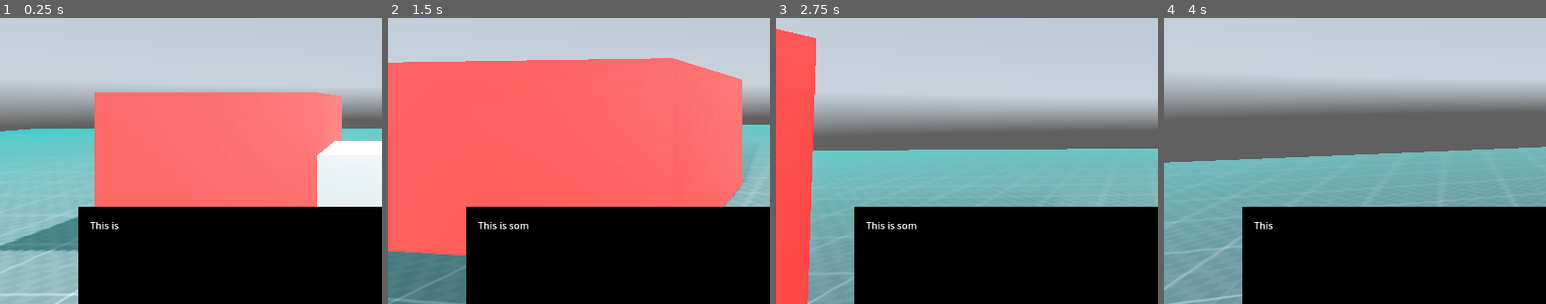
Above: before the commit, frames 1-4 (left to right).
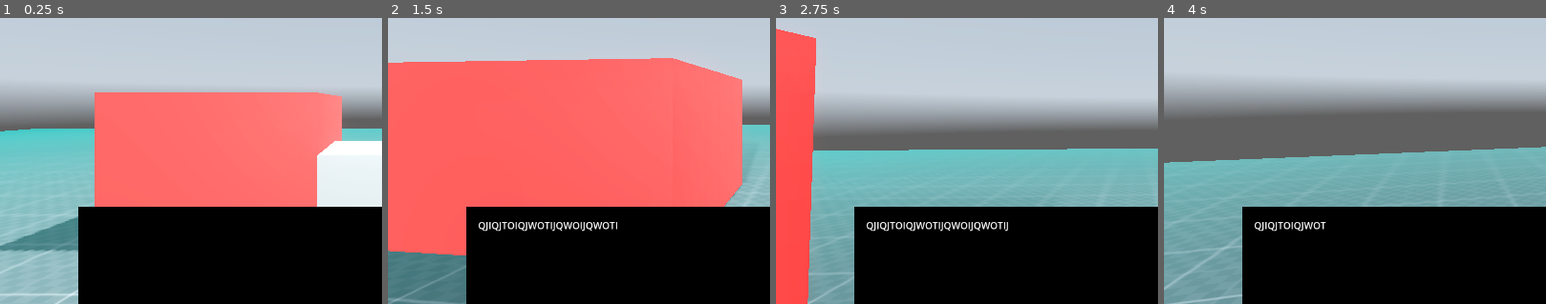
Above: after the commit, the same moments.

Repository: CarpetBakery/ThreeEnds
Game: Godot game, scene res://maps/test/mpTest1.tscn
Two runs of this game, one before a commit and one after it. Both use one fixed random seed, a clock stepped at 60 frames per second and the inputs below. A sky picture missing from this copy of the repository is replaced by a grey-blue gradient.
Inputs (mouse positions are % of the whole screen's width and height, from its top left):
- Up to frame 1 (0.25 s): no input
- Up to frame 2 (1.5 s): tap Enter (ui_accept) at 0.5 s; move the mouse to (55, 50) at 0.52 s; hold W (forward) from 0.53 s (still down); tap Space (jump) at 0.6, 0.77, 1.07 s; click (55, 50) at 0.67 s; move the mouse to (45, 50) at 1.27 s; tap Ctrl (crouch) at 1.35 s
- Up to frame 3 (2.75 s): keep holding W (forward); tap Space (jump) at 1.52, 1.55, 1.82, 2.3 s; move the mouse to (52, 48) at 2.02 s; hold Alt (free_look) from 2.03 s (still down)
- Up to frame 4 (4 s): keep holding W (forward); move the mouse to (49, 52) at 2.77 s; release Alt (free_look) at 2.78 s; tap Shift (sprint) at 2.85 s; click (49, 52) at 2.92 s; tap Space (jump) at 3.02, 3.05, 3.32, 3.6, 3.77 s; move the mouse to (57, 51) at 3.52 s
The pictures show only the part of the screen within x 0-50%, y 35-85%; the shares and areas given below are measured in that part.

The runs differ from the first frame. In frame 1, 0.1% of the frame differs, in the area x 23-31%, y 71-74%; in frame 2, 0.7%; in frame 3, 0.7%, in the area x 23-61%, y 71-75%; in frame 4, 0.3%.

Commit message:
some dialog stuff

Diff:
--- a/maps/test/mpTest1.tscn
+++ b/maps/test/mpTest1.tscn
@@ -1,10 +1,14 @@
-[gd_scene load_steps=18 format=3 uid="uid://blu1jjm8p20n0"]
+[gd_scene load_steps=22 format=3 uid="uid://blu1jjm8p20n0"]
 
 [ext_resource type="Texture2D" uid="uid://dvw4wya6apiut" path="res://assets/hdris/kloofendal_48d_partly_cloudy_puresky_2k.hdr" id="1_fnu4j"]
 [ext_resource type="Texture2D" uid="uid://dflihjofrhrwh" path="res://assets/textures/dev/grids/Dark/texture_07.png" id="1_hoa38"]
 [ext_resource type="PackedScene" uid="uid://bkl5uauqwgryi" path="res://objects/player.tscn" id="2_e1wdx"]
 [ext_resource type="Texture2D" uid="uid://bwqu2guj1r25y" path="res://assets/textures/dev/grids/Green/texture_08.png" id="3_2v4og"]
 [ext_resource type="Script" path="res://scripts/DialogManager.gd" id="5_sxxgu"]
+[ext_resource type="AudioStream" uid="uid://dst1qdrmmnpca" path="res://assets/audio/sfx/dialogue click1.ogg" id="6_42rbj"]
+[ext_resource type="AudioStream" uid="uid://pr7k7e4q3a05" path="res://assets/audio/sfx/dialogue click2.ogg" id="7_knb2f"]
+[ext_resource type="AudioStream" uid="uid://6elo7hsaajpm" path="res://assets/audio/sfx/dialogue click3.ogg" id="8_aex48"]
+[ext_resource type="AudioStream" uid="uid://dak45r2ncivol" path="res://assets/audio/sfx/dialogue click4.ogg" id="9_mhxwm"]
 
 [sub_resource type="StandardMaterial3D" id="StandardMaterial3D_yxj8n"]
 albedo_texture = ExtResource("1_hoa38")
@@ -141,6 +145,7 @@
 
 [node name="DialogManager" type="Node" parent="CanvasLayer"]
 script = ExtResource("5_sxxgu")
+sounds = Array[AudioStream]([ExtResource("6_42rbj"), ExtResource("7_knb2f"), ExtResource("8_aex48"), ExtResource("9_mhxwm")])
 
 [node name="ColorRect" type="ColorRect" parent="CanvasLayer/DialogManager"]
 offset_left = 131.0
@@ -157,3 +162,7 @@
 text = "This is some text on a label"
 
 [node name="AudioStreamPlayer2D" type="AudioStreamPlayer2D" parent="CanvasLayer/DialogManager"]
+volume_db = 3.337
+pitch_scale = 1.17
+max_polyphony = 60
+panning_strength = 0.0
--- a/scripts/DialogManager.gd
+++ b/scripts/DialogManager.gd
@@ -6,7 +6,8 @@
 @onready var speaker: AudioStreamPlayer2D = $AudioStreamPlayer2D
 
 # Export vars
-@export var speed : float = 0.02
+@export var speed : float = 0.01		## Printing speed of the text
+@export var sounds: Array[AudioStream]	## Array of sounds to play randomly
 
 var delay : float = 0		## For pausing text
 var printing: bool = false	## Are we currently printing?
@@ -14,32 +15,47 @@
 func _ready() -> void:
 	# Don't show any characters
 	dialogLabel.visible_characters = 0
-	printText()
+
+	# Add sounds to stream player
+	speaker.stream = sounds[1]
 
 func _process(delta: float) -> void:
-	if Input.is_key_pressed(KEY_SPACE):
+	if Input.is_action_just_pressed("jump"):
+		dialogLabel.text = "QJIQJTOIQJWOTIJQWOIJQWOTIJQ OWTIJQOWITJ QWIPTJIQJWT\nJQWUOIJQWOITJQWOITJQOWIJT\nYAAAAHAHAHAHAHAHHAH WHAT THE HELL!!!!!!!!!!!!!!!!!!!!"
+
 		hideText()
 		printText()
 
 func hideText():
 	dialogLabel.visible_characters = 0
 
+
+## Coroutine function; call once to print the whole message
+# NOTE: This could be done better by adding chars from a string into the label text...
 func printText():
+	# For slowing down sound playback
+	var playSnd = 0
+
 	# Don't try to start printing again if we're already doing it
 	if printing:
 		return
 
+	# -- Main printing loop --
 	printing = true
 	while printing:
 		# Add a letter to the end
 		dialogLabel.visible_characters += 1
 
-		# Play sound
-		#speaker.play()
+		# Play a sound at interval
+		playSnd += 1
+		if playSnd % 3 == 0:
+			var choice: int = randi_range(0, len(sounds)-1)
+			speaker.stream = sounds[choice]
+			speaker.pitch_scale = randf_range(0.2, 0.3)
+			speaker.play()
 
 		# Exit if we're finshed printing the string
 		if dialogLabel.visible_ratio >= 1:
 			printing = false
 			break
 		await get_tree().create_timer(speed, false).timeout
-	print_debug("Finshed printing")
Not shown, added: assets/audio/sfx/dialogue click1.ogg.import
Not shown, added: assets/audio/sfx/dialogue click2.ogg.import
Not shown, added: assets/audio/sfx/dialogue click3.ogg.import
Not shown, added: assets/audio/sfx/dialogue click4.ogg.import
Not shown, added: assets/audio/sfx/dialogue click1.ogg
Not shown, added: assets/audio/sfx/dialogue click2.ogg
Not shown, added: assets/audio/sfx/dialogue click3.ogg
Not shown, added: assets/audio/sfx/dialogue click4.ogg
